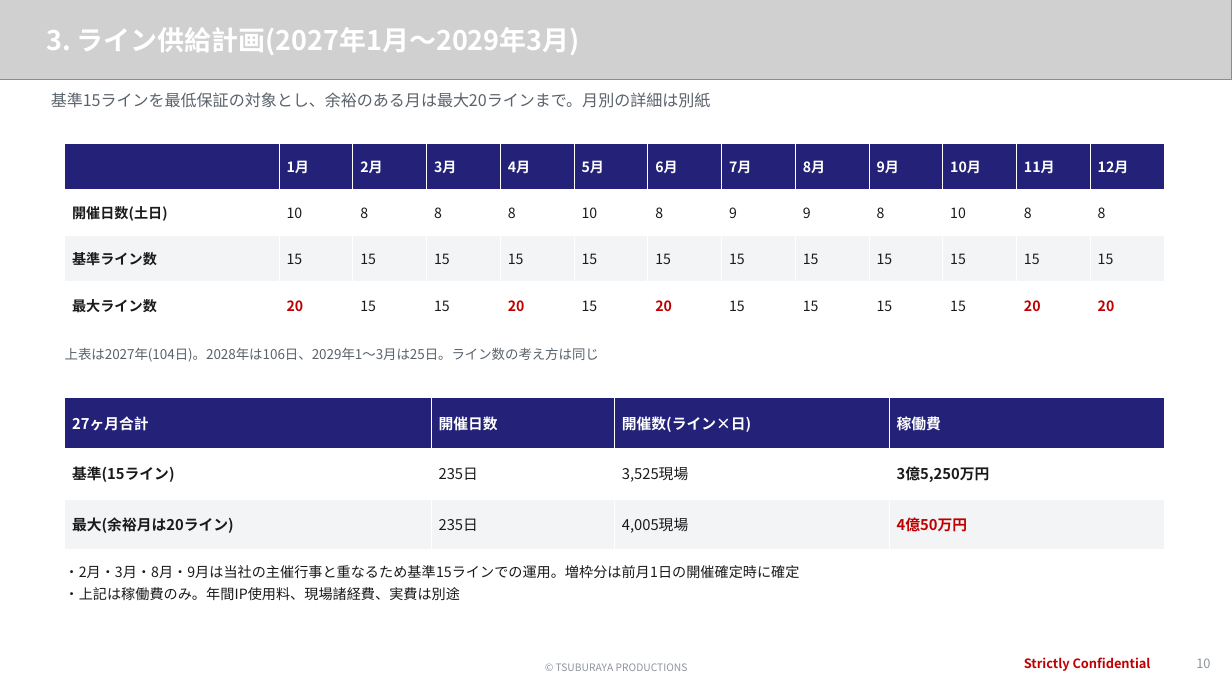
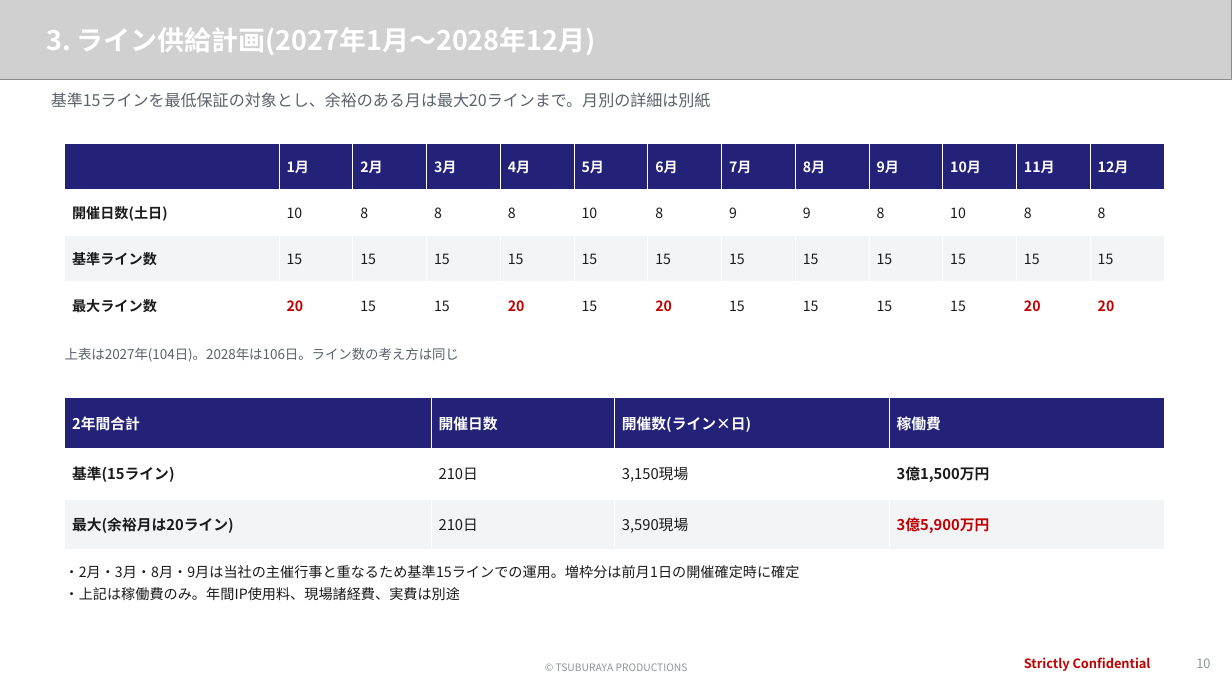
Before and after one commit to hayatoshintani-spe/kessho-lens, a slide deck: slide 10 of docs/proposals/softbank-ultraman-caravan/SB様提示用_1022ミーティング資料.pptx. Drawn at 1232x693 pixels with LibreOffice and Linux fonts; fonts in the diff are those of the drawing; grey boxes stand for pictures. Boxes give left, top, right and bottom in pixels: in the first picture for what was removed or moved away, otherwise in the second. Text is boxed around its words. In the diff, an @@ line names an element or a change of style, - is before the commit and + after.

```diff
--- a/docs/proposals/softbank-ultraman-caravan/SB様提示用_1022ミーティング資料.pptx
+++ b/docs/proposals/softbank-ultraman-caravan/SB様提示用_1022ミーティング資料.pptx
@@ text at (46, 28, 596, 55): text changed @@
-3. ライン供給計画(2027年1月〜2029年3月)
+3. ライン供給計画(2027年1月〜2028年12月)
@@ text at (65, 347, 459, 362): text changed @@
-上表は2027年(104日)。2028年は106日、2029年1〜3月は25日。ライン数の考え方は同じ
+上表は2027年(104日)。2028年は106日。ライン数の考え方は同じ
@@ table at (65, 397, 1165, 550) @@
-row 1, column 1: 27ヶ月合計
+row 1, column 1: 2年間合計
-row 2: 基準(15ライン) | 235日 | 3,525現場 | 3億5,250万円
+row 2: 基準(15ライン) | 210日 | 3,150現場 | 3億1,500万円
-row 3: 最大(余裕月は20ライン) | 235日 | 4,005現場 | 4億50万円
+row 3: 最大(余裕月は20ライン) | 210日 | 3,590現場 | 3億5,900万円
```
Also in this commit, not shown: 2 other slides changed, 19 other files.
